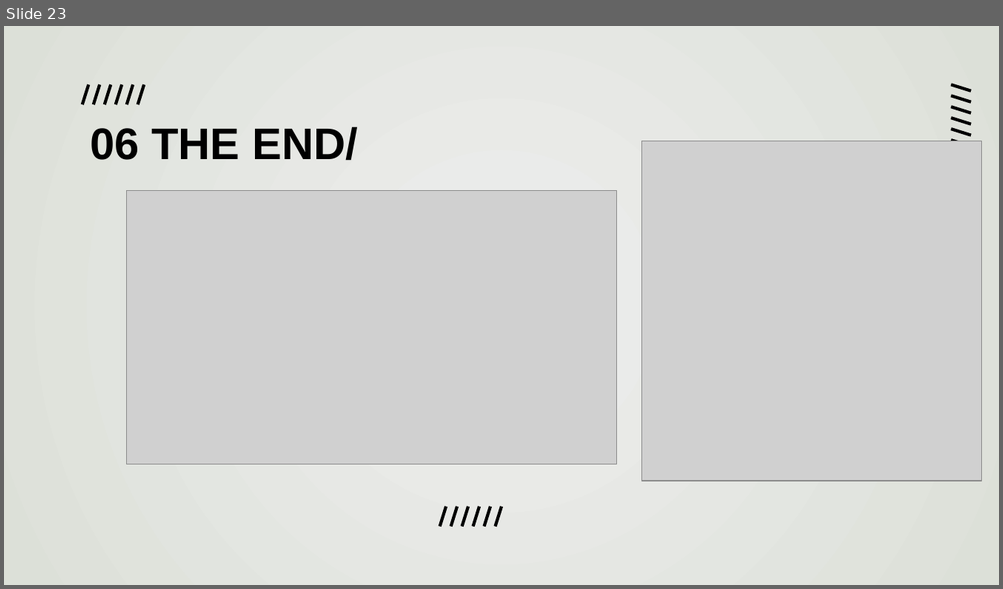
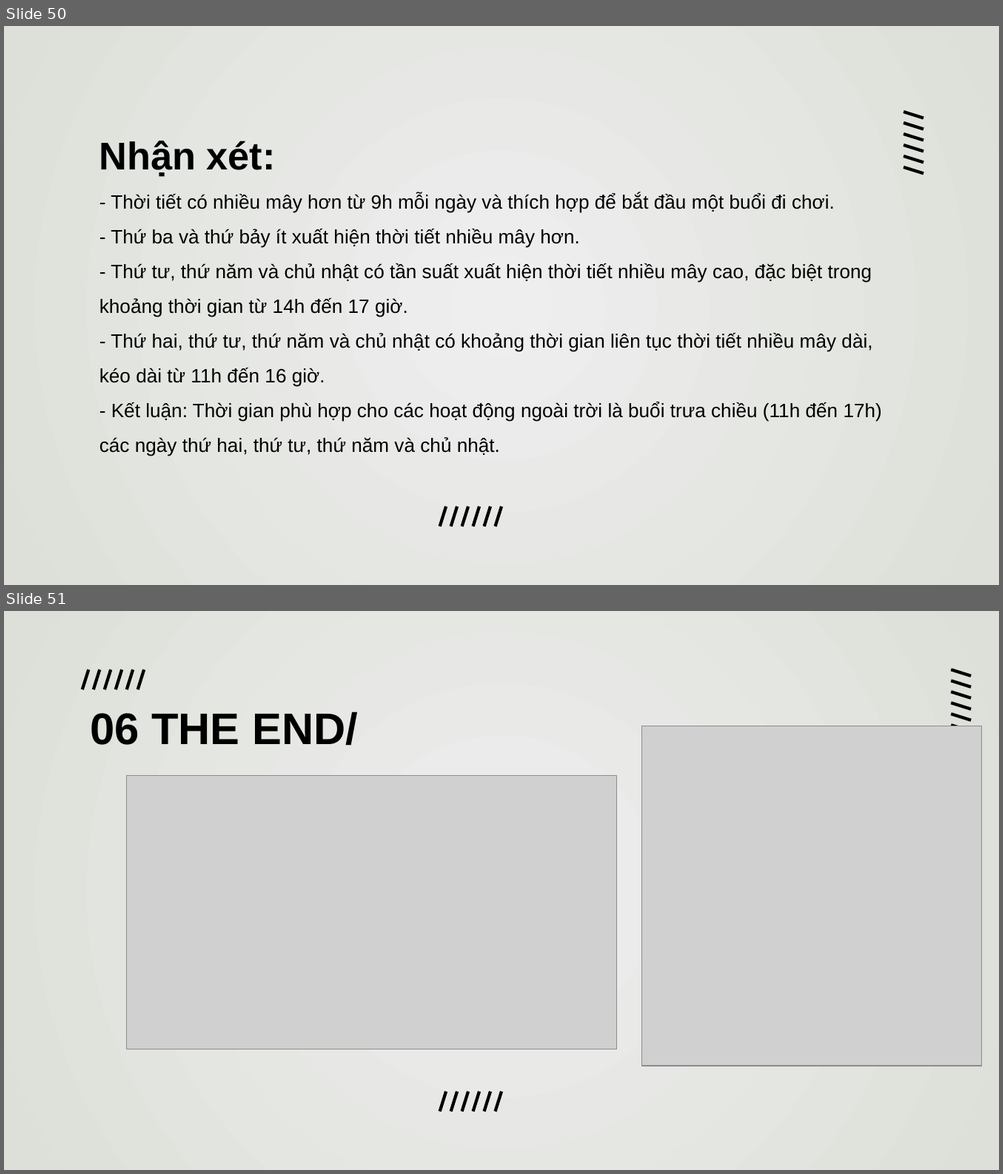
Before and after one commit to duongtanton/NP-KHDL-Gr9, a slide deck: group09.pptx. Shown one above the other, each under a label of ours: slide 23 before the commit, slides 50 and 51 after it. The pictures are 1003x589 and 1003x1174 pixels, drawn with LibreOffice and Linux fonts; fonts in the diff are those of the drawing; grey boxes stand for pictures. Boxes give left, top, right and bottom in pixels: in the first picture for what was removed or moved away, otherwise in the second. Text is boxed around its words. In the diff, an @@ line names an element or a change of style, - is before the commit and + after.

```diff
--- a/group09.pptx
+++ b/group09.pptx
@@ slide 50 added at box(4, 26, 999, 585), background gradient #EEEEEE to #DCE0D8 @@
@@ text added at box(99, 141, 882, 457), 14 pt, text #000000 @@
+Nhận xét:
+- Thời tiết có nhiều mây hơn từ 9h mỗi ngày và thích hợp để bắt đầu một buổi đi chơi.
+- Thứ ba và thứ bảy ít xuất hiện thời tiết nhiều mây hơn.
+- Thứ tư, thứ năm và chủ nhật có tần suất xuất hiện thời tiết nhiều mây cao, đặc biệt trong khoảng thời gian từ 14h đến 17 giờ.
+- Thứ hai, thứ tư, thứ năm và chủ nhật có khoảng thời gian liên tục thời tiết nhiều mây dài, kéo dài từ 11h đến 16 giờ.
+- Kết luận: Thời gian phù hợp cho các hoạt động ngoài trời là buổi trưa chiều (11h đến 17h) các ngày thứ hai, thứ tư, thứ năm và chủ nhật.
@@ group added at box(903, 112, 923, 173): 6 lines @@
@@ group added at box(440, 506, 501, 526): 6 lines @@
@@ what was slide 23 is now slide 51 @@
```
Also in this commit, not shown: 4 slides changed, 27 other slides added.
